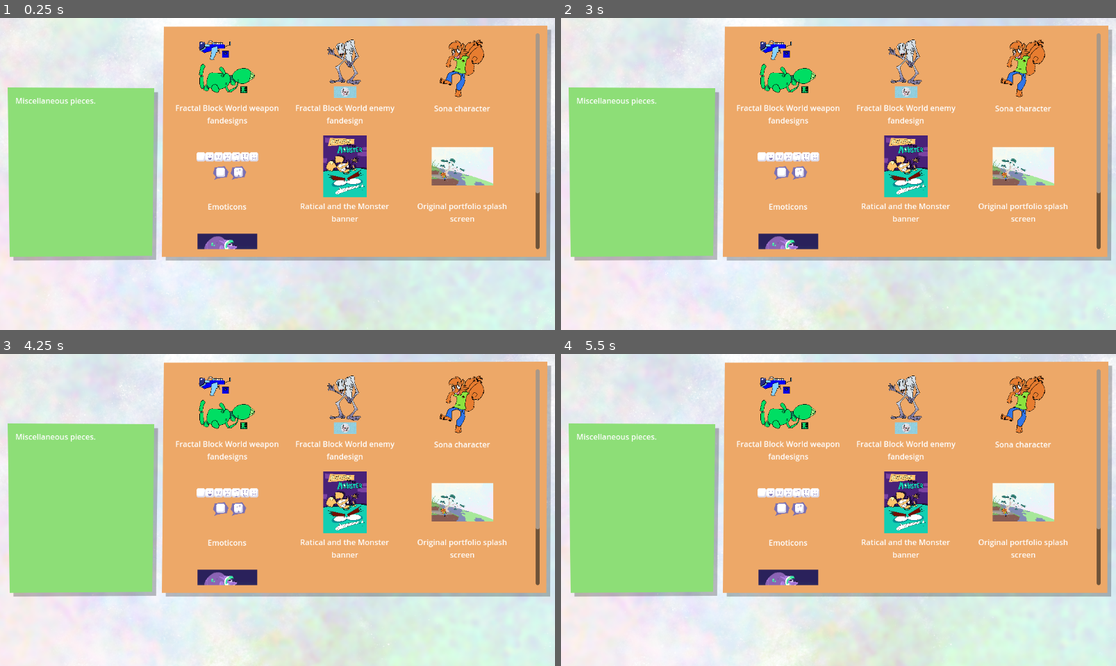
Above: before the commit, frames 1-4 (two rows, left to right).
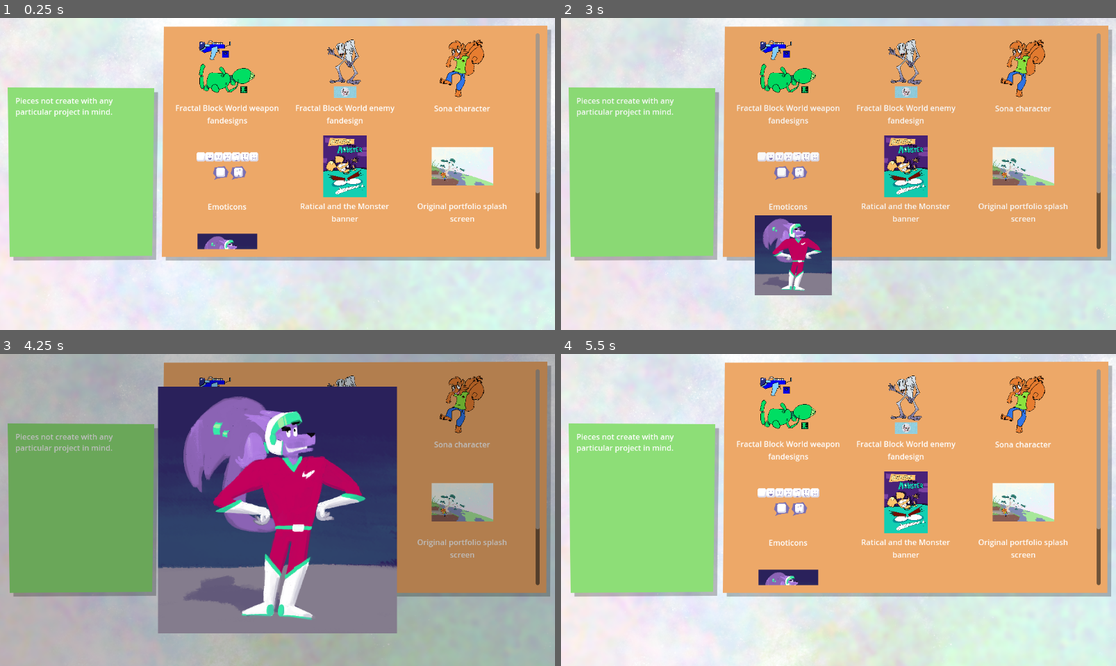
Above: after the commit, the same moments.

Repository: JumboDS64/PortfolioSite
Game: Godot game, scene res://main.tscn
The game is run twice, just before and just after one commit, with the same random seed, the same clock (stepped at 60 frames per second) and the same inputs.
Inputs (mouse positions are in pixels of both pictures, inside the frame that each line leads up to):
- Up to frame 1 (0.25 s): no input
- Up to frame 2 (3 s): tap Enter at 0.5, 2 s; move the mouse to (960, 158) at 0.52 s; click (960, 158) at 0.67 s; tap Space at 1.25, 2.75 s; move the mouse to (727, 189) at 1.27 s; click (727, 189) at 1.42 s; move the mouse to (894, 105) at 2.02 s; click (894, 105) at 2.17 s; move the mouse to (810, 236) at 2.77 s; click (810, 236) at 2.92 s
- Up to frame 3 (4.25 s): tap Enter at 3.5 s; move the mouse to (444, 556) at 3.52 s; click (444, 556) at 3.67 s
- Up to frame 4 (5.5 s): tap Space at 4.25 s; move the mouse to (672, 463) at 4.27 s; click (672, 463) at 4.42 s; move the mouse to (866, 510) at 5.02 s; click (866, 510) at 5.17 s

The runs differ from the first frame. In frame 1, 0.3% of the frame differs, in the area x 2-21%, y 25-32%; in frame 2, 3.7%; in frame 3, 100%, in the area x 0-100%, y 0-100%; in frame 4, 0.3%.

Commit message:
Image viewing

Diff:
--- a/assets/categories/p_null.json
+++ b/assets/categories/p_null.json
@@ -1,4 +1,4 @@
 {
 	"title": "Misc.",
-	"description": "Miscellaneous pieces."
+	"description": "Pieces not create with any particular project in mind."
 }
--- a/global.gd
+++ b/global.gd
@@ -9,6 +9,7 @@
 
 const WINDOW_WIDTH = 1152
 const WINDOW_HEIGHT = 648
+const WINDOW_CENTER = Vector2(Global.WINDOW_WIDTH/2.0, Global.WINDOW_HEIGHT/2.0)
 const TWO_PI = PI*2
 
 var PATH_MODES = "res://scenes/modes/"
@@ -22,6 +23,8 @@
 func _ready():
 	MAIN = get_node("/root/main")
 	time = 0
+func mode():
+	return MAIN.mode
 
 func _process(delta):
 	time += delta
--- a/scenes/modes/mode_universe.gd
+++ b/scenes/modes/mode_universe.gd
@@ -1 +1,8 @@
 extends Mode
+
+var focusedPiece
+var focusFade
+
+func _ready():
+	focusedPiece = null
+	focusFade = $focusFade
--- a/scenes/modes/mode_universe_null.tscn
+++ b/scenes/modes/mode_universe_null.tscn
@@ -16,3 +16,13 @@
 
 [node name="universe_menu" parent="." instance=ExtResource("2_egq6i")]
 tag = "null"
+
+[node name="focusFade" type="ColorRect" parent="."]
+visible = false
+anchors_preset = 15
+anchor_right = 1.0
+anchor_bottom = 1.0
+offset_bottom = 136.0
+grow_horizontal = 2
+grow_vertical = 2
+color = Color(0, 0, 0, 0)
--- a/scenes/widgets/pieceWidget.gd
+++ b/scenes/widgets/pieceWidget.gd
@@ -1,8 +1,13 @@
 @tool
 extends Control
 
+var thumb
+const TWEENTIME = 0.2
+const TWEENSCALE = 4.0
+var tween
+
 func _ready():
-	pass
+	thumb = $thumbnail
 
 func _process(delta):
 	pass
@@ -14,5 +19,34 @@
 		"png":
 			$thumbnail/texture_rect.texture = load("res://assets/pieces/"+n+".png")
 
-#func setThumbnail(filetype:String, filepath:String):
-	#$title.text = v
+func _on_texture_rect_gui_input(event: InputEvent) -> void:
+	if(event is InputEventMouseButton):
+		if(event.button_index == 1 and event.pressed):
+			if((tween != null and !tween.is_running()) or tween == null):
+				if(Global.mode().focusedPiece == null):
+					Global.mode().focusedPiece = self
+					tween_focus()
+				else:
+					Global.mode().focusedPiece.tween_unfocus()
+					Global.mode().focusedPiece = null
+
+func tween_focus():
+	thumb.reparent(Global.mode())
+	Global.mode().focusFade.visible = true
+	tween = get_tree().create_tween()
+	tween.set_trans(Tween.TransitionType.TRANS_QUART)
+	tween.tween_property(thumb, "position", Global.WINDOW_CENTER-Vector2(64*TWEENSCALE,64*TWEENSCALE), TWEENTIME)
+	tween.parallel().tween_property(thumb, "scale", Vector2(TWEENSCALE,TWEENSCALE), TWEENTIME)
+	tween.parallel().tween_property(Global.mode().focusFade, "color", Color(0.0, 0.0, 0.0, 0.25), TWEENTIME)
+func tween_unfocus():
+	tween = get_tree().create_tween()
+	tween.set_trans(Tween.TransitionType.TRANS_QUART)
+	tween.tween_property(thumb, "position", global_position+Vector2(56.0, 8.0), TWEENTIME)
+	tween.parallel().tween_property(thumb, "scale", Vector2(1.0, 1.0), TWEENTIME)
+	tween.parallel().tween_property(Global.mode().focusFade, "color", Color(0.0, 0.0, 0.0, 0.0), TWEENTIME)
+	tween.tween_callback(rep)
+func rep():
+	thumb.reparent(self)
+	thumb.position = Vector2(56.0, 8.0)
+	thumb.scale = Vector2(1.0, 1.0)
+	Global.mode().focusFade.visible = false
--- a/scenes/widgets/pieceWidget.tscn
+++ b/scenes/widgets/pieceWidget.tscn
@@ -20,8 +20,6 @@
 offset_top = 8.0
 offset_right = 64.0
 offset_bottom = 136.0
-grow_horizontal = 2
-grow_vertical = 2
 
 [node name="texture_rect" type="TextureRect" parent="thumbnail"]
 layout_mode = 1
@@ -49,3 +47,5 @@
 text = "Placeholdere"
 horizontal_alignment = 1
 autowrap_mode = 3
+
+[connection signal="gui_input" from="thumbnail/texture_rect" to="." method="_on_texture_rect_gui_input"]
